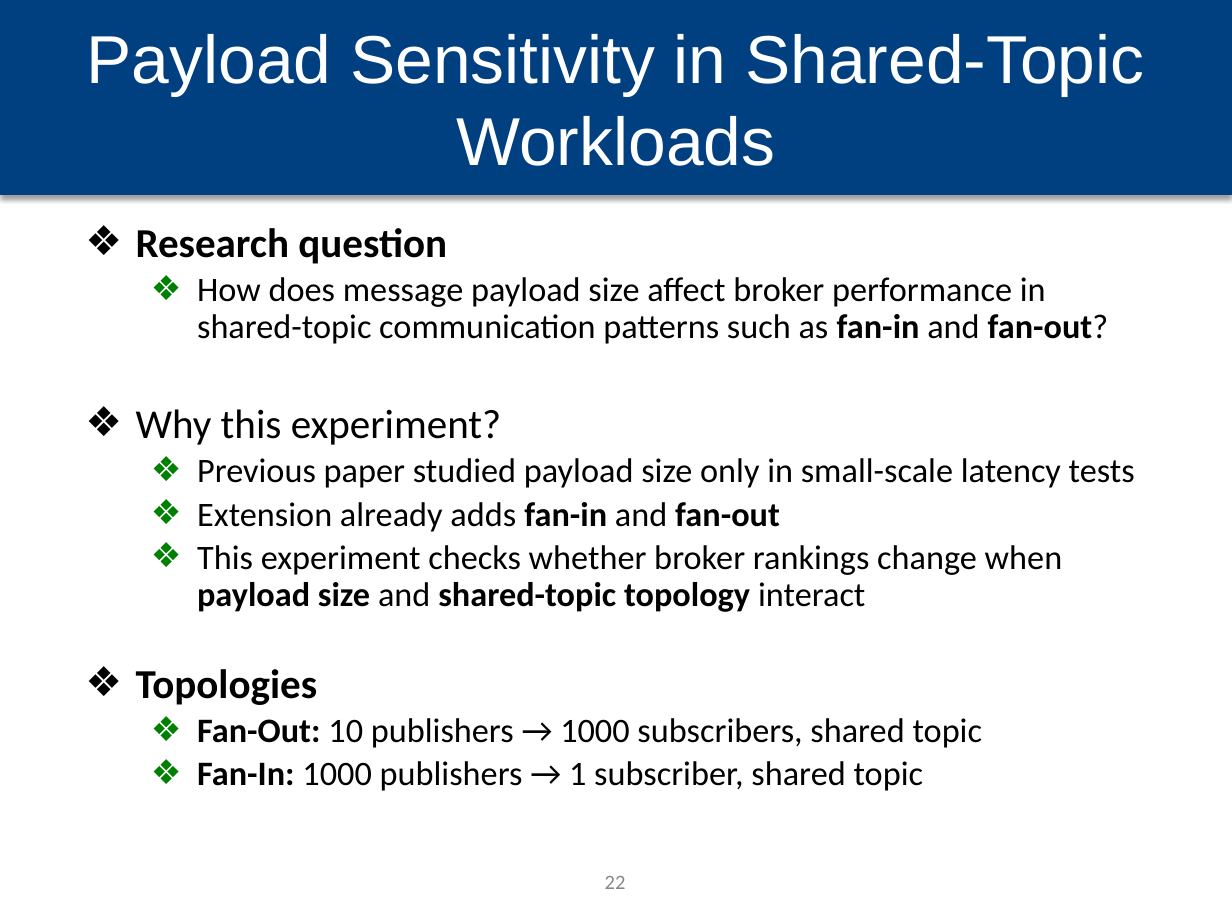
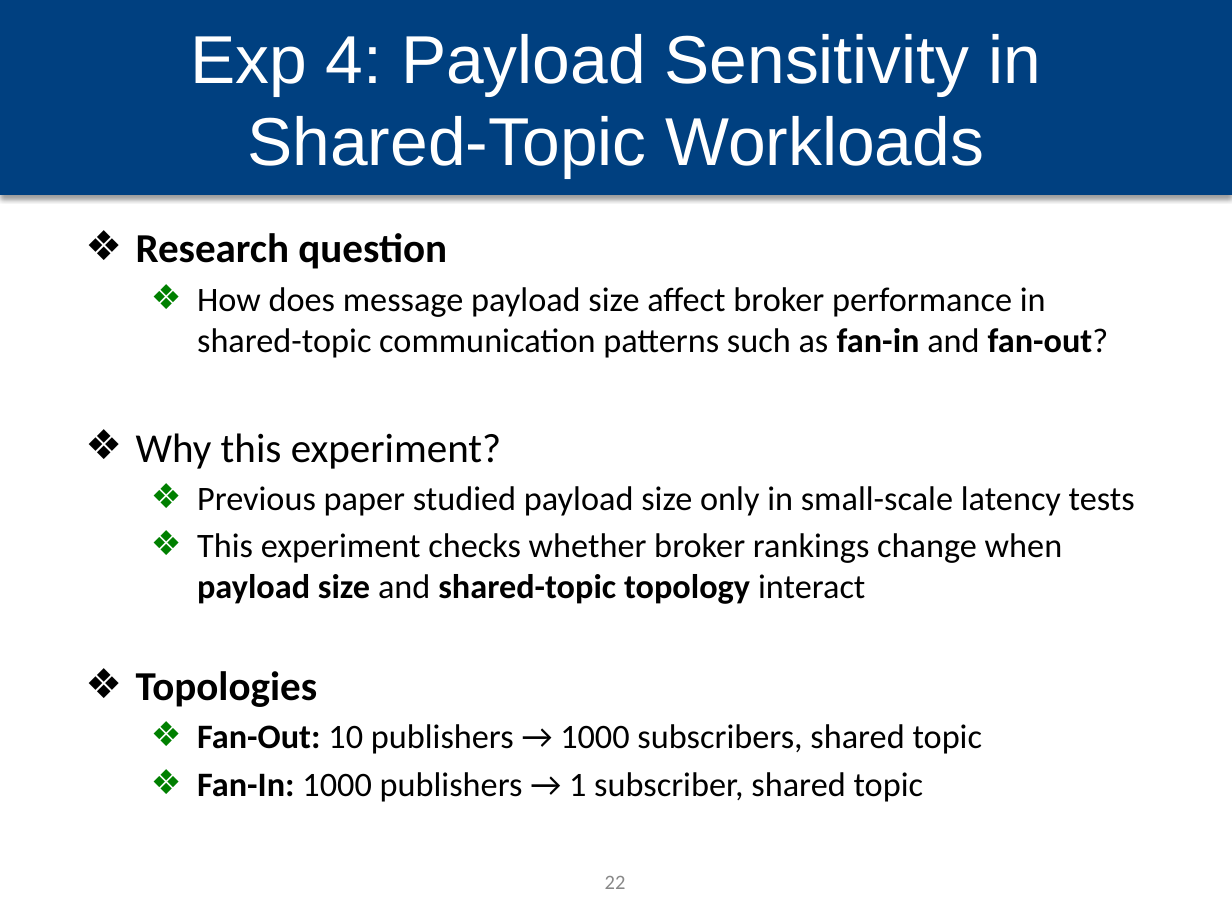
Before and after one commit to hpcclab/mq-bench, a slide deck: slide 22 of docs/Plan/MQ_Bench_Journal_Extension_final.pptx. Drawn at 1232x924 pixels with LibreOffice and Linux fonts; fonts in the diff are those of the drawing; background and template pictures are left out. Boxes give left, top, right and bottom in pixels: in the first picture for what was removed or moved away, otherwise in the second. Text is boxed around its words. In the diff, an @@ line names an element or a change of style, - is before the commit and + after.

Commit message:
Updates for bursty workload

```diff
--- a/docs/Plan/MQ_Bench_Journal_Extension_final.pptx
+++ b/docs/Plan/MQ_Bench_Journal_Extension_final.pptx
@@ title at (x1=190, y1=34, x2=1041, y2=178): text changed @@
-Payload Sensitivity in Shared-Topic Workloads
+Exp 4: Payload Sensitivity in Shared-Topic Workloads
@@ text "Research question" at (x1=136, y1=233, x2=1135, y2=802): line spacing 0.9 to 1 @@
@@ text at (x1=197, y1=502, x2=780, y2=532): paragraph removed @@
-  ❖ Extension already adds fan-in and fan-out
```
Also in this commit, not shown: 22 other slides changed, 8 slides added, 1 slide removed, 12 other files.
